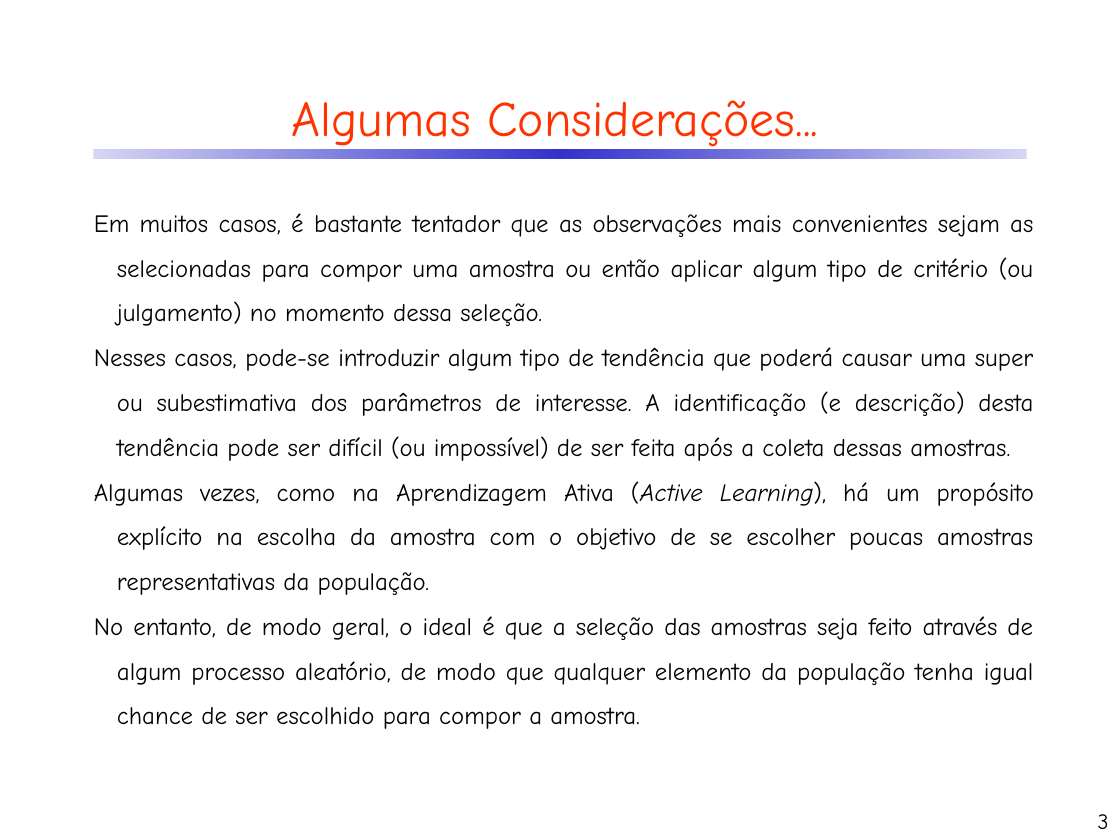
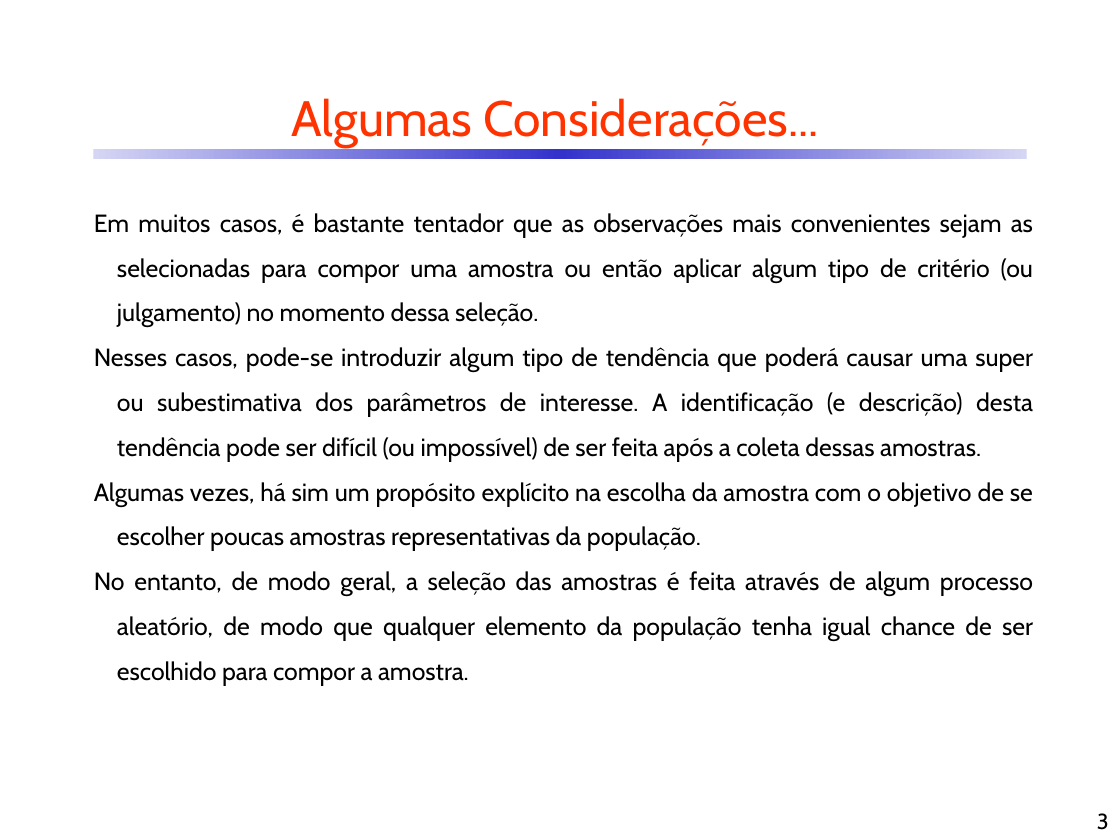
Before and after one commit to CDRenno/Estatistica, a slide deck: slide 3 of ppt/08TAmostr.pptx. Drawn at 1120x840 pixels with LibreOffice and Linux fonts; fonts in the diff are those of the drawing. Boxes give left, top, right and bottom in pixels: in the first picture for what was removed or moved away, otherwise in the second. Text is boxed around its words. In the diff, an @@ line names an element or a change of style, - is before the commit and + after.

```diff
--- a/ppt/08TAmostr.pptx
+++ b/ppt/08TAmostr.pptx
@@ title "Algumas Considerações..." at [291, 98, 819, 147]: font Comic Neue to Cabin @@
@@ text at [94, 213, 1033, 461]: font Comic Neue to Cabin in "Em muitos casos, é bastante tentador que ...", "Nesses casos, pode-se introduzir algum tipo de ..." @@
@@ text at [94, 482, 1033, 685]: text changed; font Comic Neue to Cabin @@
-Algumas vezes, como na Aprendizagem Ativa (Active Learning), há um propósito explícito na escolha da amostra com o objetivo de se escolher poucas amostras representativas da população.
-No entanto, de modo geral, o ideal é que a seleção das amostras seja feito através de algum processo aleatório, de modo que qualquer elemento da população tenha igual chance de ser escolhido para compor a amostra.
+Algumas vezes, há sim um propósito explícito na escolha da amostra com o objetivo de se escolher poucas amostras representativas da população.
+No entanto, de modo geral, a seleção das amostras é feita através de algum processo aleatório, de modo que qualquer elemento da população tenha igual chance de ser escolhido para compor a amostra.
@@ page number at [1097, 813, 1109, 830]: font Comic Neue to Cabin @@
```
Also in this commit, not shown: 42 other slides changed, 5 slides added, 4 slides removed, 5 other files.
